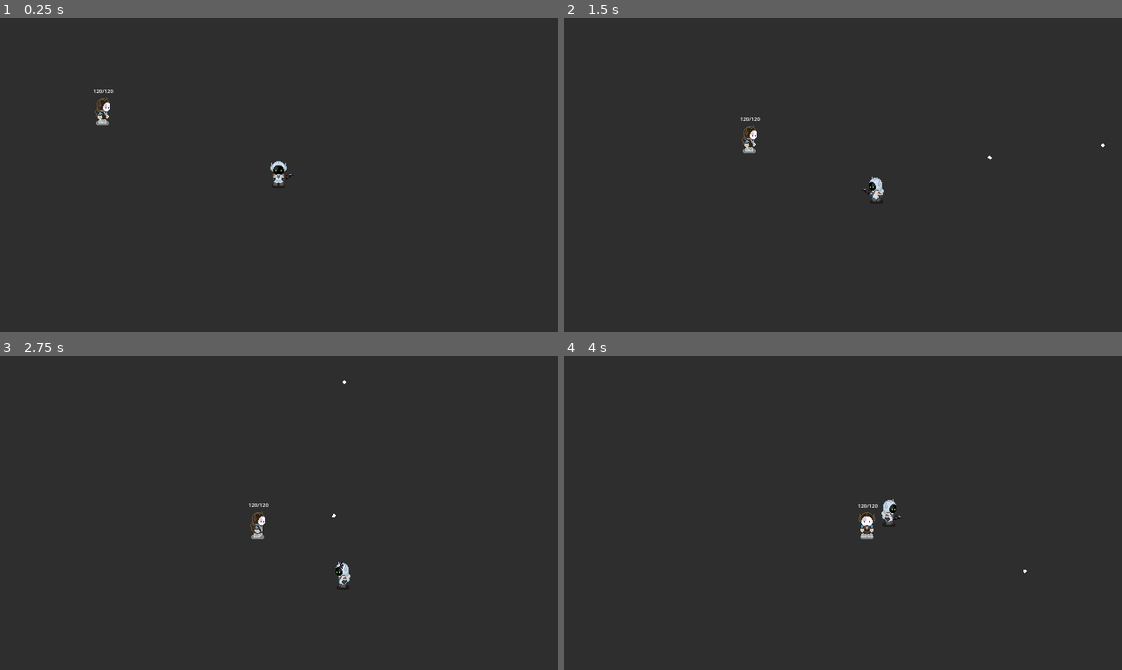
Above: before the commit, frames 1-4 (two rows, left to right).
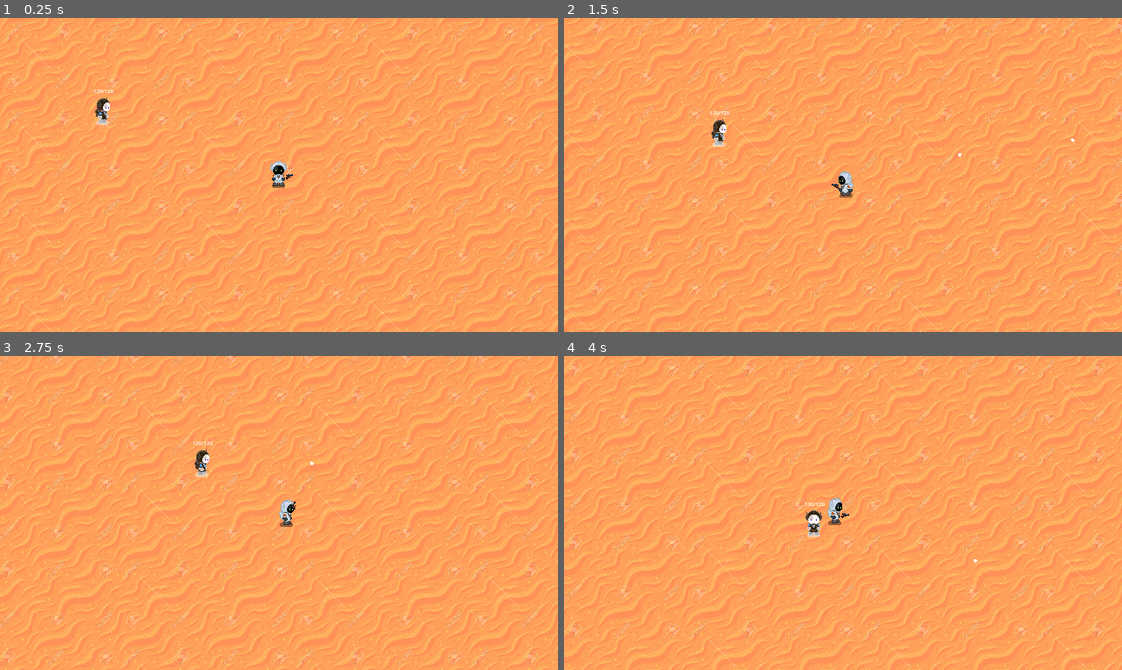
Above: after the commit, the same moments.

Repository: saibrok/Last-Rig-Wasteland-Harvester
Game: Godot game, scene res://scenes/combat_arena.tscn
Same seed, same stepped clock (60 frames per second), same inputs: the game is played once before the commit and once after it.
Inputs (mouse positions are in pixels of both pictures, inside the frame that each line leads up to):
- Up to frame 1 (0.25 s): no input
- Up to frame 2 (1.5 s): move the mouse to (965, 159) at 0.52 s; press the mouse at (965, 159) at 0.53 s; hold D (move_right) 0.53-1.28 s; move the mouse to (731, 190) at 1.27 s; release the mouse at (731, 190) at 1.28 s; hold S (move_down) from 1.28 s (still down); click (731, 190) at 1.35 s
- Up to frame 3 (2.75 s): move the mouse to (334, 443) at 2.02 s; release S (move_down) at 2.03 s; press the mouse at (334, 443) at 2.03 s; hold D (move_right) from 2.03 s (still down)
- Up to frame 4 (4 s): move the mouse to (815, 575) at 2.77 s; release D (move_right) at 2.78 s; release the mouse at (815, 575) at 2.78 s; hold W (move_up) 2.78-3.53 s; click (815, 575) at 2.85 s; move the mouse to (1010, 560) at 3.52 s; press the mouse at (1010, 560) at 3.53 s; hold A (move_left) from 3.53 s (still down)

The runs differ from the first frame. In frame 1, 100% of the frame differs, in the area x 0-100%, y 0-100%; in frame 2, 100%; in frame 3, 100%; in frame 4, 100%.

Commit message:
WH-7 [F] увеличина арена и добавлено повторение текстуры фона

Diff:
--- a/scenes/combat_arena.tscn
+++ b/scenes/combat_arena.tscn
@@ -1,17 +1,28 @@
-[gd_scene load_steps=3 format=3 uid="uid://ixe8bdycjie7"]
+[gd_scene load_steps=4 format=3 uid="uid://ixe8bdycjie7"]
 
 [ext_resource type="Script" uid="uid://bgo7r5gd3ktks" path="res://scripts/combat_arena.gd" id="1_bsdi3"]
 [ext_resource type="PackedScene" uid="uid://dmqdd5txp624j" path="res://scenes/player.tscn" id="1_wa2ja"]
+[ext_resource type="Texture2D" uid="uid://bqewp7d4ohhmc" path="res://assets/background_desert_sand.png" id="2_bsdi3"]
 
 [node name="CombatArena" type="Node2D"]
 script = ExtResource("1_bsdi3")
 
-[node name="ColorRect" type="ColorRect" parent="."]
-offset_right = 640.0
-offset_bottom = 360.0
-color = Color(0.180392, 0.180392, 0.180392, 1)
+[node name="Background" type="Sprite2D" parent="."]
+texture_filter = 1
+position = Vector2(640, 360)
+texture = ExtResource("2_bsdi3")
+region_enabled = true
+region_rect = Rect2(0, 0, 1280, 720)
 
-[node name="DrifterSpawn" type="Marker2D" parent="." groups=["spawn"]]
+[node name="PlayerSpawn" type="Marker2D" parent="." groups=["spawn"]]
 position = Vector2(320, 180)
 
 [node name="Player" parent="." instance=ExtResource("1_wa2ja")]
+
+[node name="Camera2D" type="Camera2D" parent="."]
+position = Vector2(320, 180)
+limit_left = 0
+limit_top = 0
+limit_right = 1280
+limit_bottom = 720
+position_smoothing_enabled = true
--- a/scenes/enemies/sandborn.tscn
+++ b/scenes/enemies/sandborn.tscn
@@ -133,6 +133,7 @@
 size = Vector2(20, 32)
 
 [sub_resource type="SystemFont" id="SystemFont_jnclh"]
+subpixel_positioning = 0
 
 [sub_resource type="LabelSettings" id="LabelSettings_du36p"]
 font = SubResource("SystemFont_jnclh")
--- a/scripts/combat_arena.gd
+++ b/scripts/combat_arena.gd
@@ -1,13 +1,17 @@
 extends Node2D
 
 @onready var sandborn_scene: PackedScene = preload("res://scenes/enemies/sandborn.tscn")
+@onready var player: Node2D = $Player
+@onready var camera: Camera2D = $Camera2D
 
 func _ready():
-	# Кастомный курсор
-	var cursor_texture = preload("res://assets/crosshair_32x32.png")
-	Input.set_custom_mouse_cursor(cursor_texture, Input.CURSOR_ARROW, Vector2(16, 16))
+	var sandborn = sandborn_scene.instantiate()
+	sandborn.global_position = Vector2(100, 100)
+	add_child(sandborn)
+	var background = $Background
+	if background:
+		background.texture_repeat = CanvasItem.TEXTURE_REPEAT_ENABLED
 
-	# Спавним тестового Sandborn
-	var sandborn = sandborn_scene.instantiate()
-	sandborn.global_position = Vector2(100, 100) # Временная позиция
-	add_child(sandborn)
+func _physics_process(delta):
+	if player and camera:
+		camera.global_position = player.global_position
--- a/scripts/player.gd
+++ b/scripts/player.gd
@@ -1,51 +1,44 @@
 extends CharacterBody2D
 
-@export var run_speed: float = 100.0  # Скорость бега
-@export var walk_speed: float = 50.0  # Скорость ходьбы (во время стрельбы)
+@export var run_speed: float = 100.0
+@export var walk_speed: float = 50.0
 
 var screen_size: Vector2
 var current_speed: float
 
-@onready var sprite: AnimatedSprite2D = $AnimatedSprite2D # Узел AnimatedSprite2D
+@onready var sprite: AnimatedSprite2D = $AnimatedSprite2D
 
 func _ready():
-	screen_size = get_viewport_rect().size
-	var marker: Marker2D = get_parent().get_node("DrifterSpawn")
+	screen_size = Vector2(1280, 720) # Новая арена
+	var marker: Marker2D = get_parent().get_node("PlayerSpawn")
 	if marker:
 		global_position = marker.global_position
 	else:
 		global_position = screen_size / 2
-	current_speed = run_speed  # Изначально используем скорость бега
-	# Проверка наличия анимаций
+	current_speed = run_speed
 	if not sprite.sprite_frames.has_animation("run") or not sprite.sprite_frames.has_animation("idle"):
 		push_error("Missing 'run' or 'idle' animation in AnimatedSprite2D")
 
 func _physics_process(_delta):
-	# Движение
 	var velocity = Input.get_vector("move_left", "move_right", "move_up", "move_down")
 	velocity = velocity.normalized() * current_speed
 	self.velocity = velocity
 	move_and_slide()
 	position = position.clamp(Vector2.ZERO, screen_size)
 
-	# Проверка стрельбы
-	var is_shooting = Input.is_action_pressed("action_fire") # Изменено на "action_fire"
-
-	# Поворот спрайта
+	var is_shooting = Input.is_action_pressed("action_fire")
 	if is_shooting:
 		var mouse_pos = get_global_mouse_position()
-		sprite.flip_h = mouse_pos.x < global_position.x  # Поворот к курсору
-		current_speed = walk_speed  # Замедление при стрельбе
+		sprite.flip_h = mouse_pos.x < global_position.x
+		current_speed = walk_speed
 	else:
-		current_speed = run_speed  # Возвращаем скорость бега
+		current_speed = run_speed
 		if velocity.x != 0:
-			sprite.flip_h = velocity.x < 0  # Поворот по направлению движения
+			sprite.flip_h = velocity.x < 0
 
-	# Анимация и ее скорость
 	if velocity.length() > 0:
 		sprite.play("run")
-		# Масштабируем скорость анимации пропорционально текущей скорости
 		sprite.speed_scale = clamp(current_speed / run_speed, 0.5, 2.0)
 	else:
 		sprite.play("idle")
-		sprite.speed_scale = 1.0  # Стандартная скорость для idle
+		sprite.speed_scale = 1.0
--- a/scripts/projectiles/projectile.gd
+++ b/scripts/projectiles/projectile.gd
@@ -6,8 +6,8 @@
 
 func _physics_process(delta):
 	position += transform.x * speed * delta
-	var screen_size = get_viewport_rect().size
-	if position.x < 0 or position.x > screen_size.x or position.y < 0 or position.y > screen_size.y:
+	var arena_size = Vector2(1280, 720)
+	if position.x < 0 or position.x > arena_size.x or position.y < 0 or position.y > arena_size.y:
 		queue_free()
 
 func _on_body_entered(body):
Binary file added: assets/background_desert_sand.png
